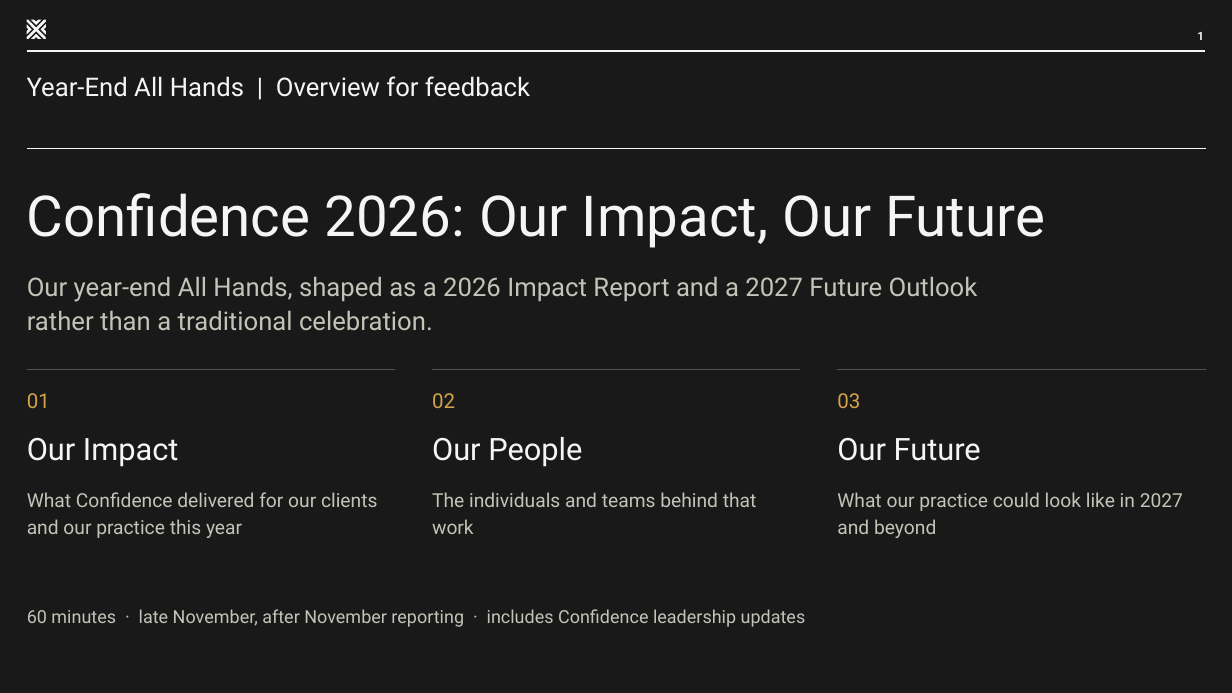
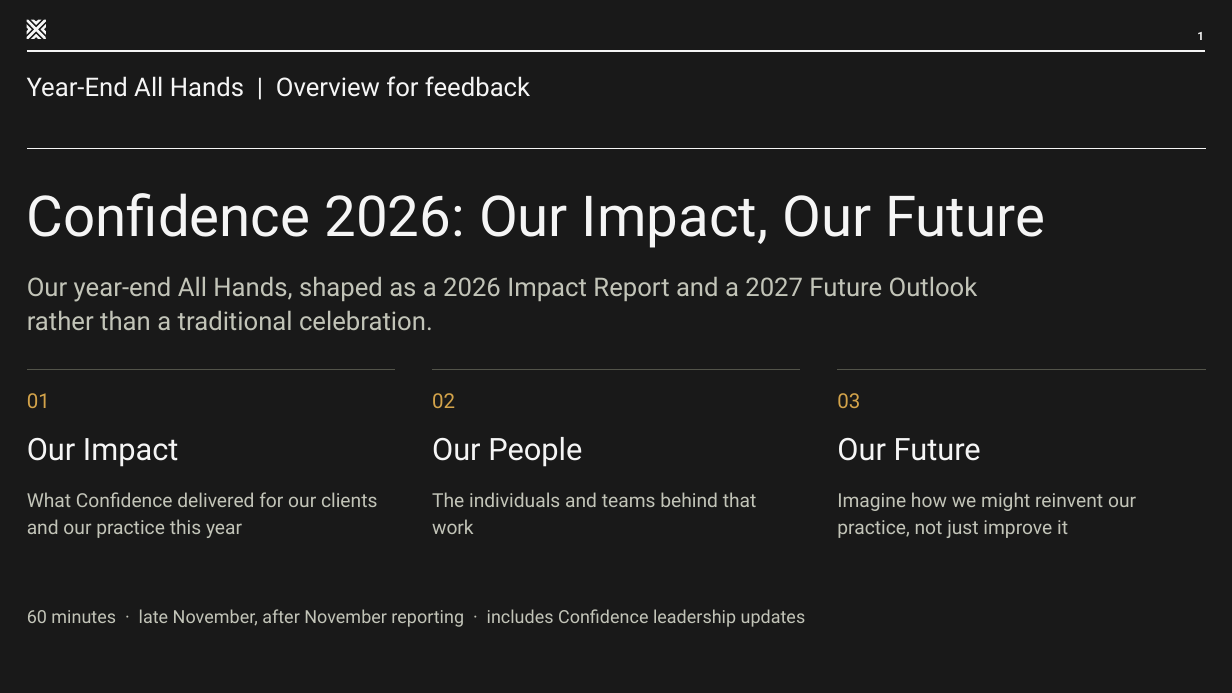
Before and after one commit to hugedeal-lab/presentations, a slide deck: slide 1 of confidence-all-hands-2026/Confidence-2026-All-Hands-Overview.pptx. Drawn at 1232x693 pixels with LibreOffice and Linux fonts; fonts in the diff are those of the drawing. Boxes give left, top, right and bottom in pixels: in the first picture for what was removed or moved away, otherwise in the second. Text is boxed around its words. In the diff, an @@ line names an element or a change of style, - is before the commit and + after.

```diff
--- a/confidence-all-hands-2026/Confidence-2026-All-Hands-Overview.pptx
+++ b/confidence-all-hands-2026/Confidence-2026-All-Hands-Overview.pptx
@@ text at bbox=[837, 492, 1136, 538]: text changed @@
-What our practice could look like in 2027 and beyond
+Imagine how we might reinvent our practice, not just improve it
```
Also in this commit, not shown: 3 other slides changed, 1 other file.
